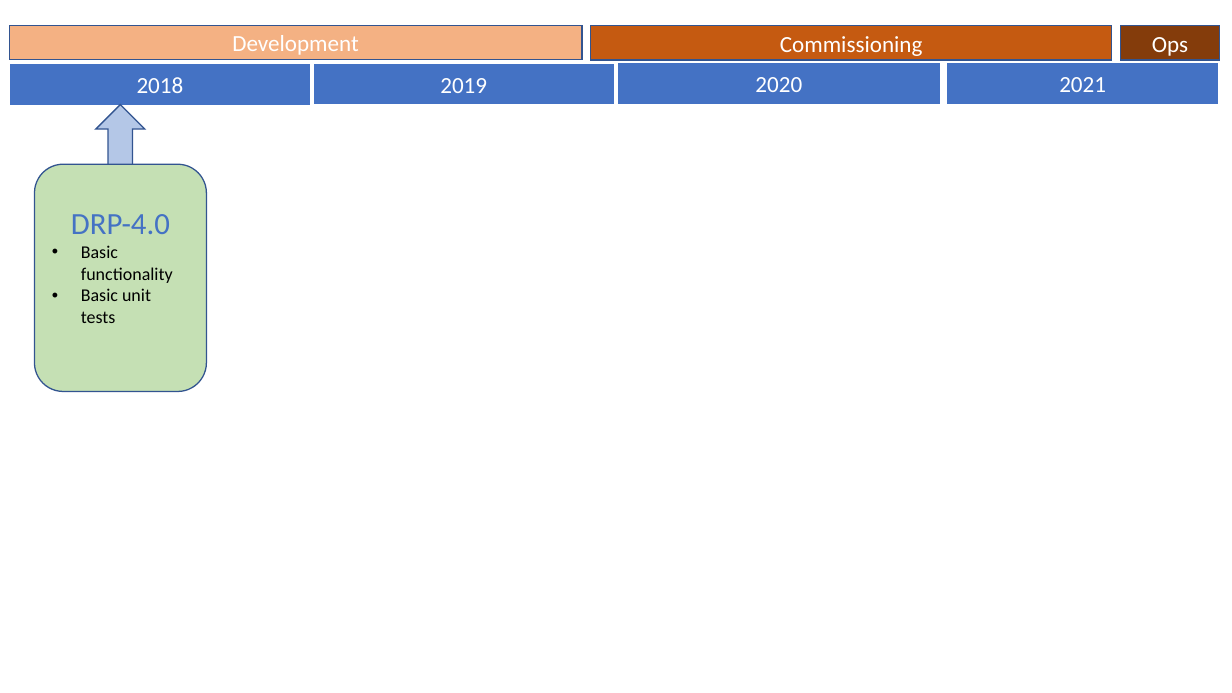
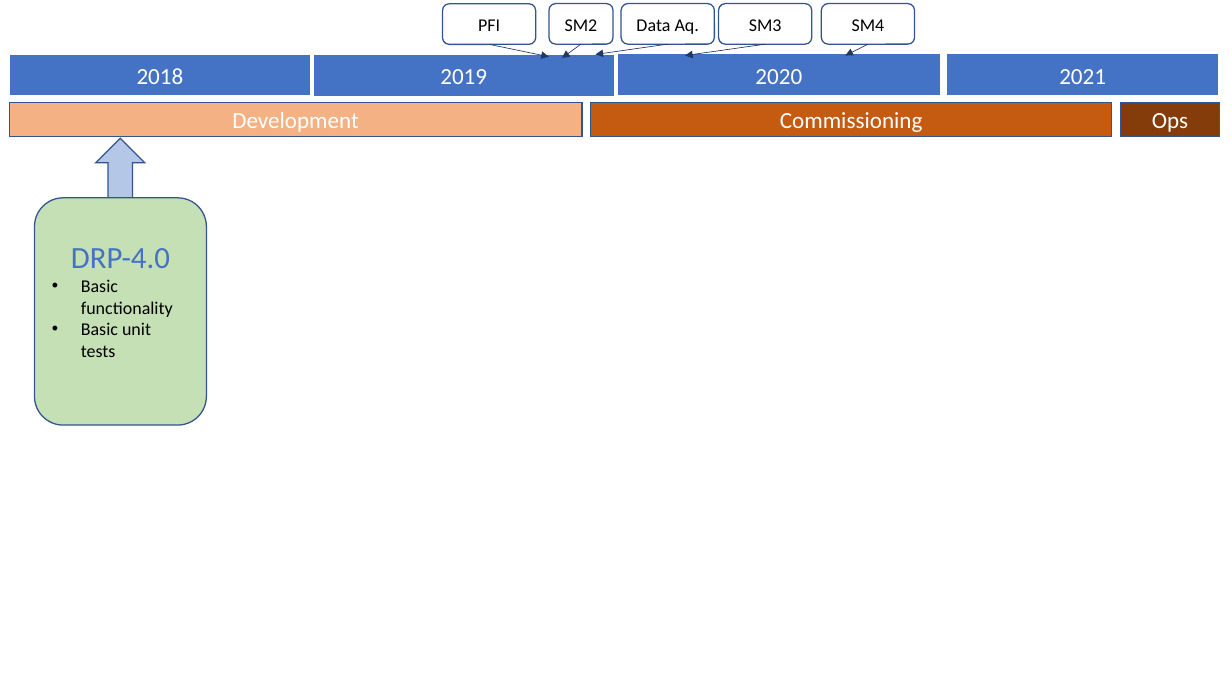
Before and after one commit to hassanxp/Shanghai2018, a slide deck: slide 5 of presentation-drp-plan/2DDRP-PresentationShanghai2018.pptx (slide 4 before the commit). Drawn at 1232x693 pixels with LibreOffice and Linux fonts; fonts in the diff are those of the drawing. Boxes give left, top, right and bottom in pixels: in the first picture for what was removed or moved away, otherwise in the second. Text is boxed around its words. In the diff, an @@ line names an element or a change of style, - is before the commit and + after.

```diff
--- a/presentation-drp-plan/2DDRP-PresentationShanghai2018.pptx
+++ b/presentation-drp-plan/2DDRP-PresentationShanghai2018.pptx
@@ rounded rectangle added at (x1=443, y1=4, x2=536, y2=44), outline #325491 1 pt, 14 pt, text #000000 @@
+PFI
@@ rounded rectangle added at (x1=549, y1=4, x2=613, y2=44), outline #325491 1 pt, 14 pt, text #000000 @@
+SM2
@@ rounded rectangle added at (x1=621, y1=4, x2=714, y2=44), outline #325491 1 pt, 14 pt, text #000000 @@
+Data Aq.
@@ rounded rectangle added at (x1=719, y1=4, x2=812, y2=44), outline #325491 1 pt, 14 pt, text #000000 @@
+SM3
@@ rounded rectangle added at (x1=822, y1=4, x2=915, y2=44), outline #325491 1 pt, 14 pt, text #000000 @@
+SM4
@@ 4 rectangles moved together from (x1=9, y1=62, x2=1219, y2=105) to (x1=9, y1=54, x2=1219, y2=96) @@
@@ arrow added from (489, 44) to (549, 56), #203864 0.5 pt @@
@@ arrow added from (581, 44) to (562, 58), #203864 0.5 pt @@
@@ arrow added from (668, 44) to (595, 55), #203864 0.5 pt @@
@@ arrow added from (765, 44) to (685, 55), #203864 0.5 pt @@
@@ arrow added from (868, 44) to (846, 55), #203864 0.5 pt @@
@@ 3 rectangles moved together from (x1=9, y1=26, x2=1220, y2=60) to (x1=9, y1=103, x2=1220, y2=137) @@
@@ up arrow moved from (x1=96, y1=104, x2=145, y2=203) to (x1=96, y1=139, x2=145, y2=238) @@
@@ rounded rectangle "DRP-4.0" moved from (x1=34, y1=165, x2=206, y2=392) to (x1=34, y1=198, x2=206, y2=425) @@
```
Also in this commit, not shown: 10 other slides changed, 1 slide added, 1 other file.
